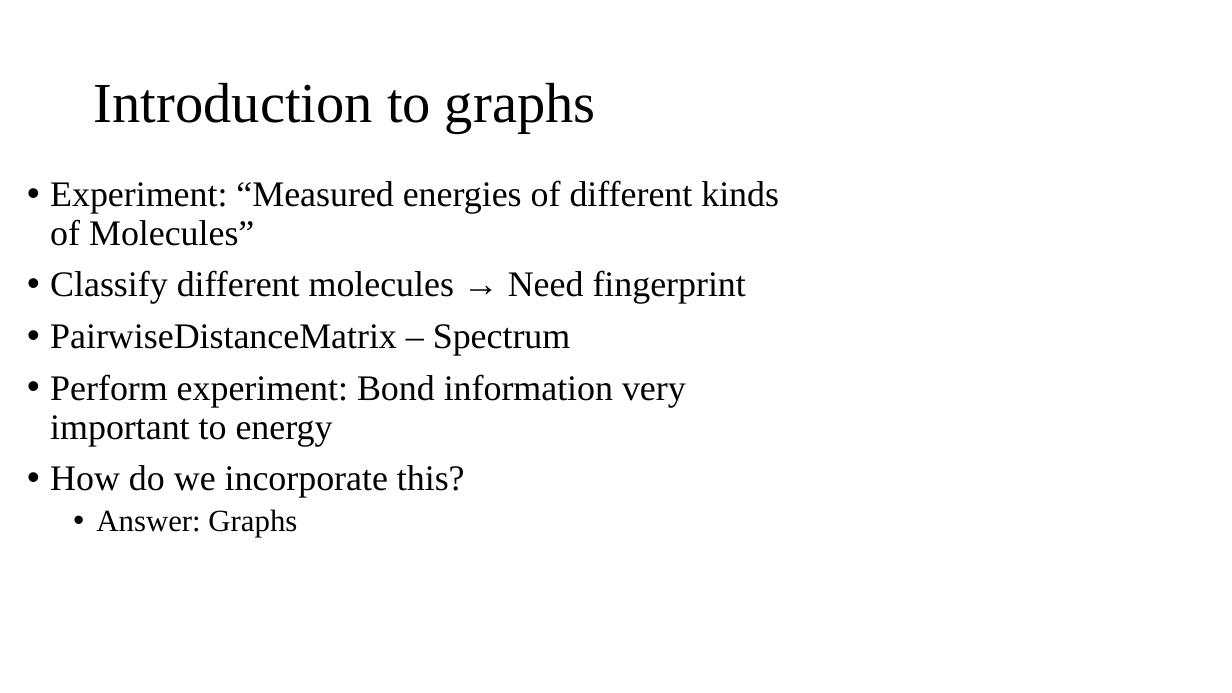
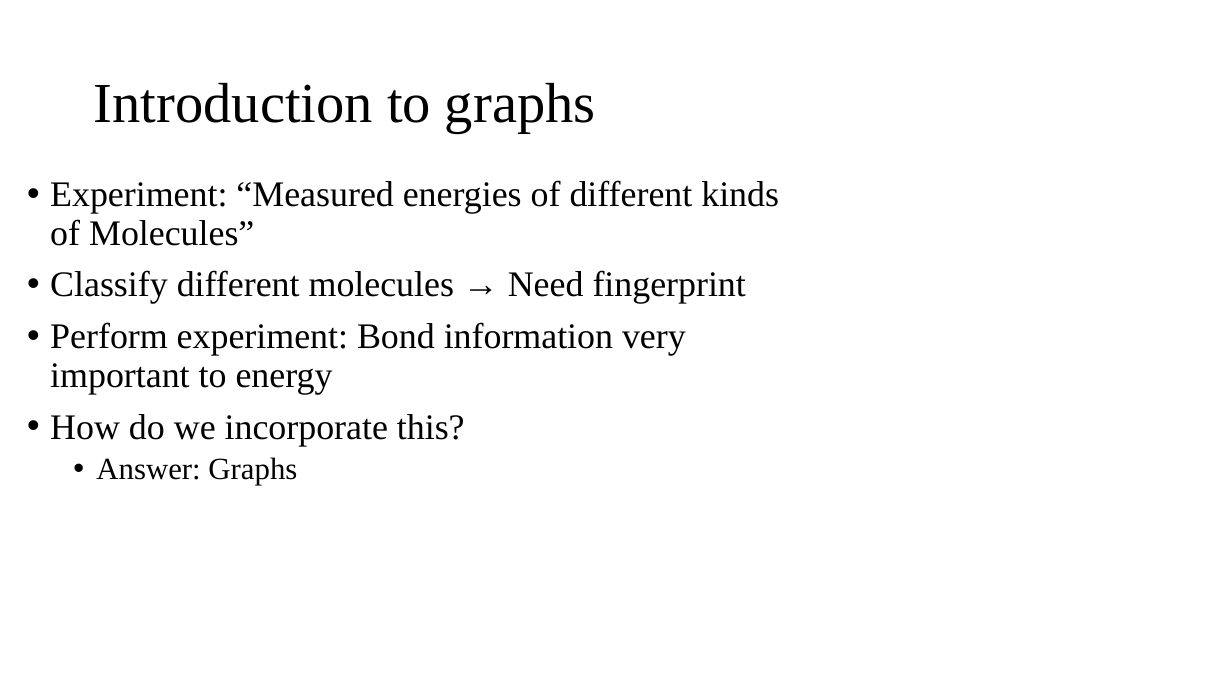
Before and after one commit to karsten3112/Computational-Physics, a slide deck: slide 3 of Portfolio-slides/Molecular graphs.pptx. Drawn at 1232x693 pixels with LibreOffice and Linux fonts; fonts in the diff are those of the drawing. Boxes give left, top, right and bottom in pixels: in the first picture for what was removed or moved away, otherwise in the second. Text is boxed around its words. In the diff, an @@ line names an element or a change of style, - is before the commit and + after.

```diff
--- a/Portfolio-slides/Molecular graphs.pptx
+++ b/Portfolio-slides/Molecular graphs.pptx
@@ text at (50,324,571,356): paragraph removed @@
-• PairwiseDistanceMatrix – Spectrum
```
Also in this commit, not shown: 2 other slides changed, 3 slides added, 21 other files.
